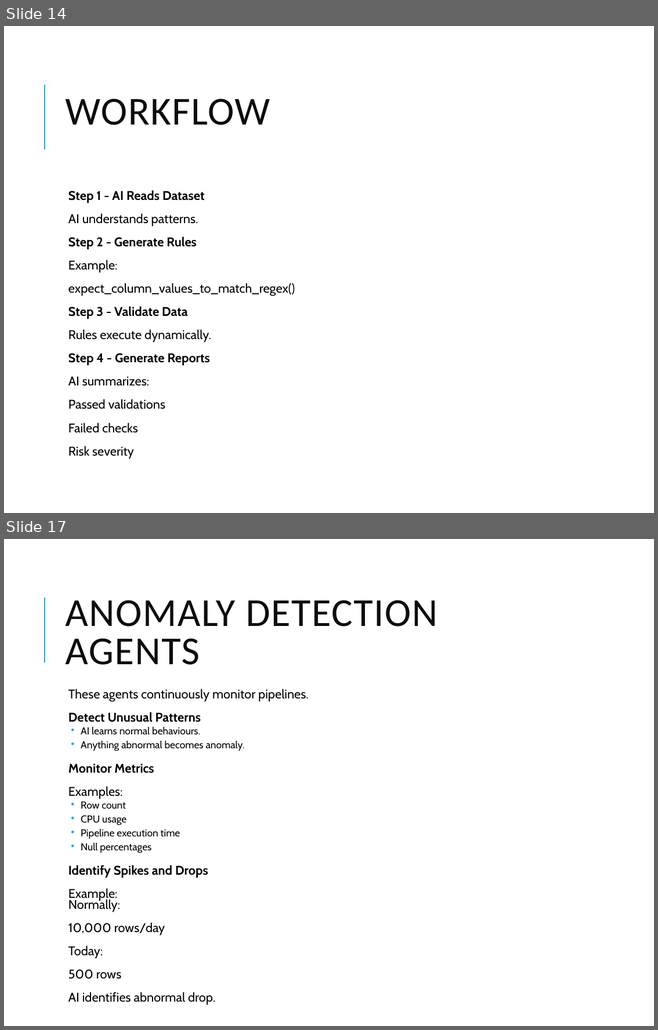
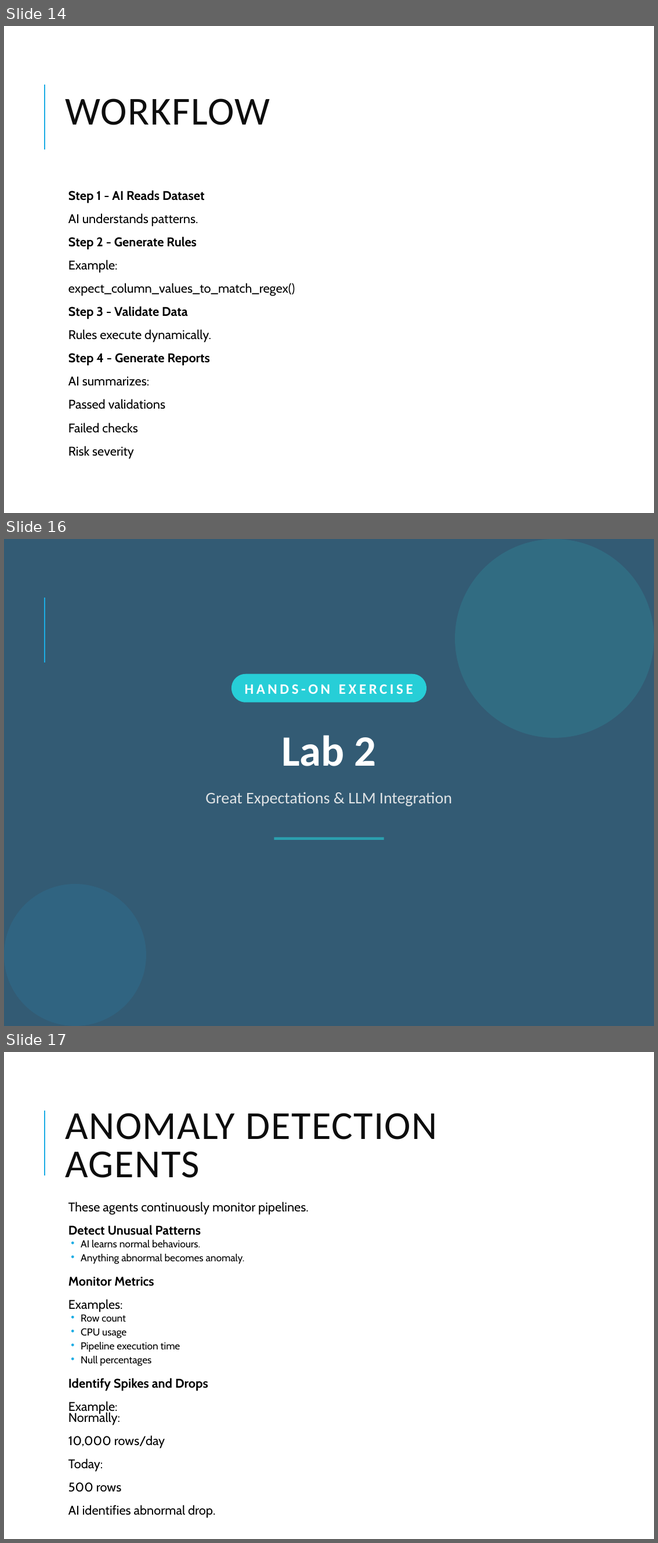
Before and after one commit to vikash-verma-profile/SIG-GENAI-May-2026, a slide deck: Week-3/Day-2/Autonomous_AI_Data_Quality_Self_Healing_Pipelines.pptx. Shown one above the other, each under a label of ours: slides 14 and 17 before the commit, slides 14, 16 and 17 after it; the slides between them are not shown. The pictures are 658x1030 and 658x1543 pixels, drawn with LibreOffice and Linux fonts; fonts in the diff are those of the drawing. Boxes give left, top, right and bottom in pixels: in the first picture for what was removed or moved away, otherwise in the second. Text is boxed around its words. In the diff, an @@ line names an element or a change of style, - is before the commit and + after.

```diff
--- a/Week-3/Day-2/Autonomous_AI_Data_Quality_Self_Healing_Pipelines.pptx
+++ b/Week-3/Day-2/Autonomous_AI_Data_Quality_Self_Healing_Pipelines.pptx
@@ slide 16 added at bbox=[4, 539, 654, 1026], background #335B74; not listed: 1 template element that a slide beside it also shows @@
@@ ellipse added at bbox=[455, 539, 654, 738], fill #27CED7 at 15% opacity @@
@@ rounded rectangle added at bbox=[231, 674, 426, 703], fill #27CED7, 16 pt, text #FFFFFF, bold @@
+HANDS-ON EXERCISE
@@ text added at bbox=[281, 735, 376, 766], 48 pt, text #FFFFFF, bold @@
+Lab 2
@@ text added at bbox=[205, 792, 452, 806], 18 pt, text #DFE3E5 @@
+Great Expectations & LLM Integration
@@ rectangle added at bbox=[274, 837, 384, 840], fill #27CED7 at 60% opacity @@
@@ ellipse added at bbox=[4, 884, 146, 1026], fill #1CADE4 at 12% opacity @@
```
Also in this commit, not shown: 7 slides changed, 7 other slides added, 7 slides removed.
